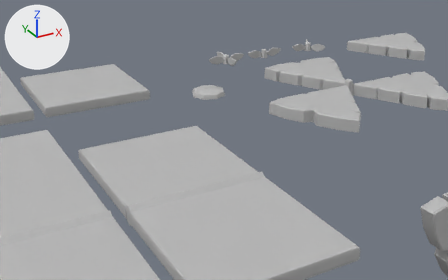
One commit to the FBX model Project_Show-off/Assets/Prefabs/FINISHED_MODELS/ASSETS_FBX_V01.fbx: the scene before it, then after it.
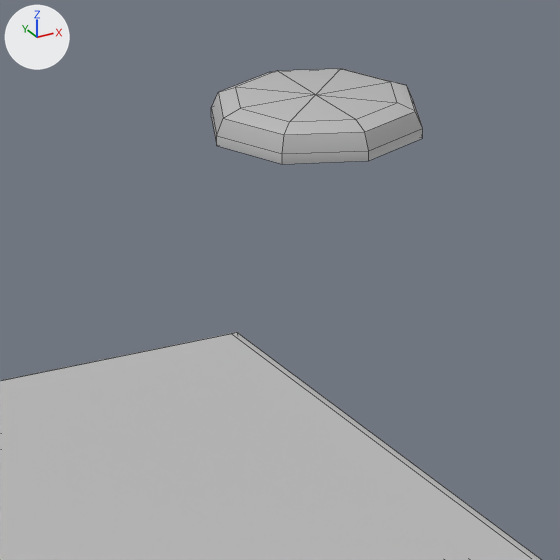
Old and new are each drawn from a 50 mm lens placed at (-0.049, -0.05786, 0.02053), pointed at (-0.02366, -0.01179, -0.00251) and again close up on the part from 36% to 55% of the width and 27% to 57% of the height. Arrows for +X, +Y and +Z are at upper left; the lights stay in place. The close-ups show mesh edges as thin lines. Where no turn or scale is listed for an object, it has been applied to the vertices.

The first close-up shows 'BOUNCE_PAD', 'SEASAW_SMALL'.
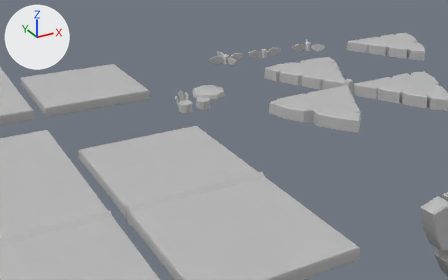
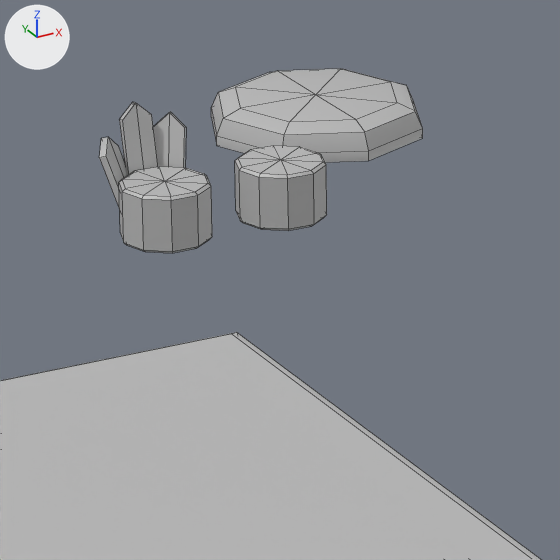
The change, as a list of edits to the scene's bpy script:
```text
Add me_mesh_026:
    me_mesh_026.from_pydata(...)  # 12 vertices, 10 faces; spans x -0.00033..0.00037, y -0.000373..0.00033, z -0.000864..0.000506
    me_mesh_026.materials.append(mat_lambert1)  # grey #bcbcbc
Add me_mesh_025:
    me_mesh_025.from_pydata(...)  # 12 vertices, 10 faces; spans x -0.000344..0.000306, y -0.000355..0.0003, z -0.000869..0.000577
    me_mesh_025.materials.append(mat_lambert1)  # grey #bcbcbc
Add me_mesh_023:
    me_mesh_023.from_pydata(...)  # 42 vertices, 50 faces; spans x -0.00066..0.00066, y -0.000628..0.000628, z -0.000424..0.000424
    me_mesh_023.materials.append(mat_lambert1)  # grey #bcbcbc
Add me_mesh_022:
    me_mesh_022.from_pydata(...)  # 42 vertices, 50 faces; spans x -0.00066..0.00066, y -0.000628..0.000628, z -0.000424..0.000424
    me_mesh_022.materials.append(mat_lambert1)  # grey #bcbcbc
Add me_mesh_024:
    me_mesh_024.from_pydata(...)  # 12 vertices, 10 faces; spans x -0.00023..0.00023, y -0.00024..0.00024, z -0.00088..0.00088
    me_mesh_024.materials.append(mat_lambert1)  # grey #bcbcbc
Add ob_totem_birb_feather3:
    ob_totem_birb_feather3 = bpy.data.objects.new('TOTEM_BIRB_FEATHER3', me_mesh_026)
    ob_totem_birb_feather3.location = (-0.02671, -0.00869, 0.00086)
Add ob_totem_bird_feather2:
    ob_totem_bird_feather2 = bpy.data.objects.new('TOTEM_BIRD_FEATHER2', me_mesh_025)
    ob_totem_bird_feather2.location = (-0.02593, -0.00861, 0.00097)
Add ob_totem_body_birb:
    ob_totem_body_birb = bpy.data.objects.new('TOTEM_BODY_BIRB', me_mesh_023)
    ob_totem_body_birb.location = (-0.02632, -0.0093, 0.00042)
Add ob_totem_body:
    ob_totem_body = bpy.data.objects.new('TOTEM_BODY', me_mesh_022)
    ob_totem_body.location = (-0.0245, -0.0093, 0.00042)
Add ob_totem_bird_feather1:
    ob_totem_bird_feather1 = bpy.data.objects.new('TOTEM_BIRD_FEATHER1', me_mesh_024)
    ob_totem_bird_feather1.location = (-0.02635, -0.00858, 0.00089)
```

Location of each change, [x1, y1, x2, y2] in pixels of the close-ups (560 x 560 px):
'TOTEM_BODY_BIRB', added: after [119, 167, 212, 253]
'TOTEM_BODY', added: after [235, 146, 327, 231]
'TOTEM_BIRD_FEATHER1', added: after [119, 102, 158, 175]
'TOTEM_BIRD_FEATHER2', added: after [153, 112, 186, 168]
'TOTEM_BIRB_FEATHER3', added: after [99, 137, 128, 210]
